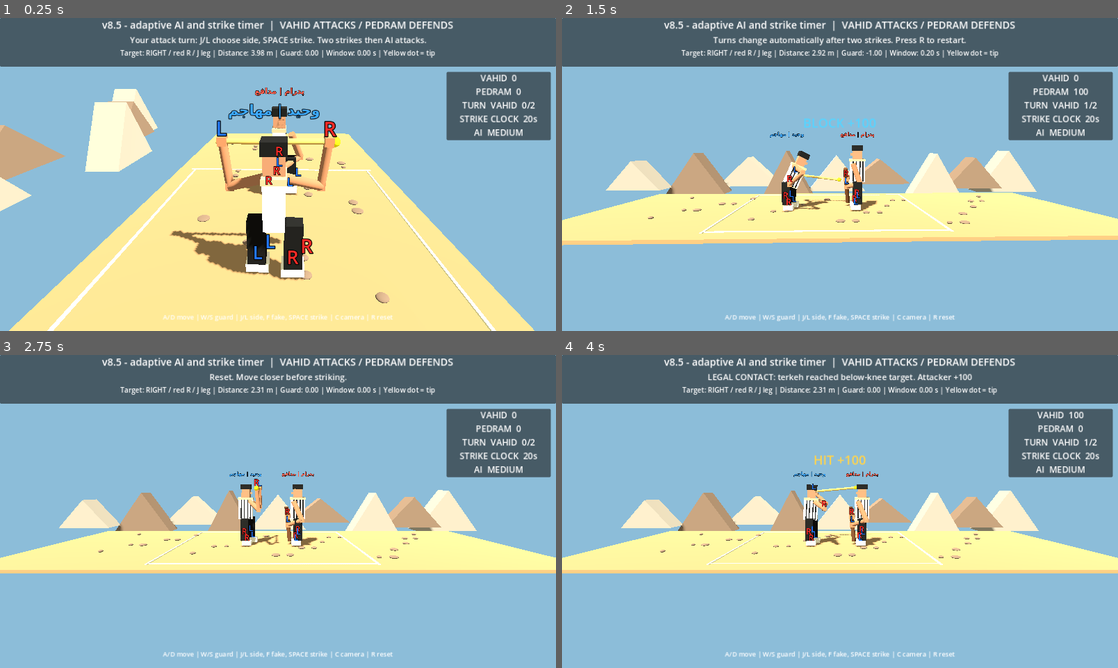
Above: before the commit, frames 1-4 (two rows, left to right).
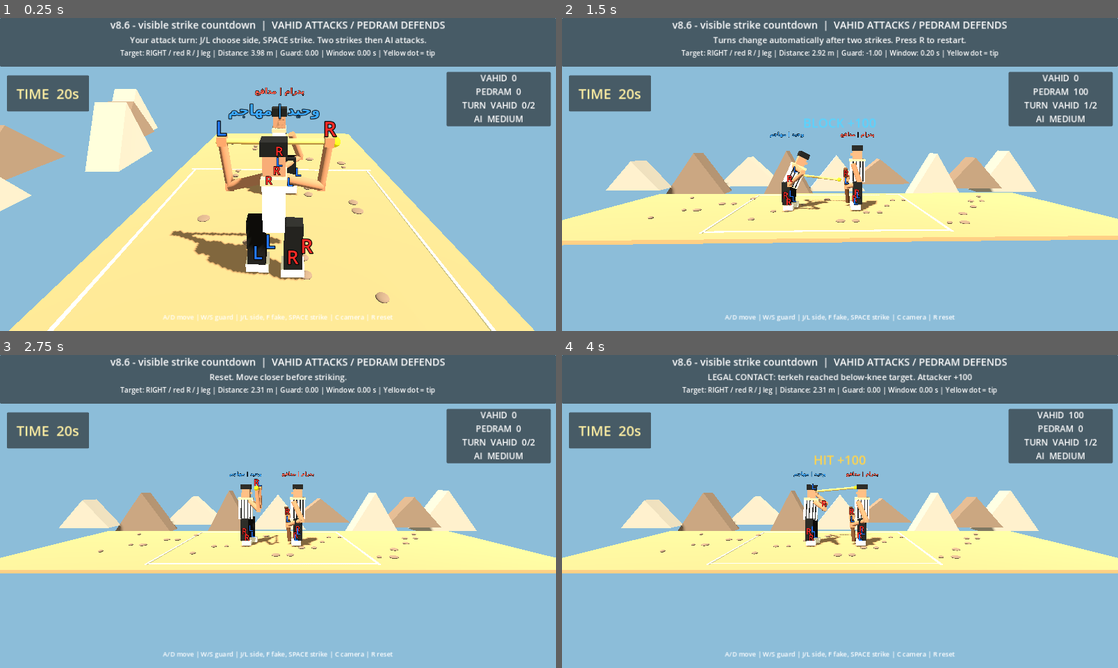
Above: after the commit, the same moments.

Repository: vahidainima-prog/tarke-darak-game
Game: Godot game, scene res://main.tscn
Two runs of this game, one before a commit and one after it. Both use one fixed random seed, a clock stepped at 60 frames per second and the inputs below.
Inputs:
- Up to frame 1 (0.25 s): no input
- Up to frame 2 (1.5 s): tap Enter at 0.5 s; hold D 0.53-1.28 s; tap C at 0.6 s; tap Space at 0.77 s; hold S from 1.28 s (still down); tap Tab at 1.35 s
- Up to frame 3 (2.75 s): tap Space at 1.52 s; tap R at 2, 2.1 s; release S at 2.03 s; hold D from 2.03 s (still down)
- Up to frame 4 (4 s): release D at 2.78 s; hold W 2.78-3.53 s; tap J at 2.85 s; tap Space at 3.02, 3.77 s; hold A from 3.53 s (still down); tap L at 3.6 s

The runs differ from the first frame. In frame 1, 3.9% of the frame differs, in the area x 1-100%, y 0-40%; in frame 2, 3.9%; in frame 3, 3.9%; in frame 4, 3.9%.

Commit message:
v8.6: add prominent standalone strike countdown with last-five-second warning

Diff:
--- a/tarke_darak_godot_v2/main.gd
+++ b/tarke_darak_godot_v2/main.gd
@@ -2,7 +2,7 @@
 
 # Godot 4.x — visual mechanics test. Side camera looks along -Z.
 # Feint depth: negative Z is BEHIND the attacker; positive Z is IN FRONT.
-const BUILD_LABEL := "v8.5 - adaptive AI and strike timer"
+const BUILD_LABEL := "v8.6 - visible strike countdown"
 const DEF_X := 1.55
 const STRIKES_PER_TURN := 2
 const STRIKE_TIME_LIMIT := 20.0
@@ -58,6 +58,7 @@
 var attacker_out_penalized := false
 var defender_out_penalized := false
 var score_board: Label
+var strike_clock_label: Label
 var impact_banner: Label
 var impact_banner_time := 0.0
 var trail_segments: Array[MeshInstance3D] = []
@@ -344,6 +345,19 @@
 	scoreboard_panel.offset_top = 124
 	scoreboard_panel.offset_bottom = 211
 	layer.add_child(scoreboard_panel)
+	var clock_panel := PanelContainer.new()
+	clock_panel.set_anchors_preset(Control.PRESET_TOP_LEFT)
+	clock_panel.offset_left = 16
+	clock_panel.offset_right = 205
+	clock_panel.offset_top = 132
+	clock_panel.offset_bottom = 215
+	layer.add_child(clock_panel)
+	strike_clock_label = Label.new()
+	strike_clock_label.horizontal_alignment = HORIZONTAL_ALIGNMENT_CENTER
+	strike_clock_label.vertical_alignment = VERTICAL_ALIGNMENT_CENTER
+	strike_clock_label.add_theme_font_size_override("font_size", 32)
+	strike_clock_label.text = "20s"
+	clock_panel.add_child(strike_clock_label)
 	score_board = Label.new()
 	score_board.horizontal_alignment = HORIZONTAL_ALIGNMENT_CENTER
 	score_board.add_theme_font_size_override("font_size", 20)
@@ -925,7 +939,9 @@
 	last_defender_x = defender_x - defend_velocity / 1.8
 	var attacker_warning := ("  OUT -100" if attacker_out_penalized else "  OUT %d" % ceili(OUT_LIMIT - attacker_out_time)) if attacker_out_time > 0.0 else ""
 	var defender_warning := ("  OUT -100" if defender_out_penalized else "  OUT %d" % ceili(OUT_LIMIT - defender_out_time)) if defender_out_time > 0.0 else ""
-	score_board.text = "VAHID  %d%s\nPEDRAM  %d%s\nTURN  %s  %d/%d\nSTRIKE CLOCK  %ds\nAI  %s" % [score_hit, attacker_warning, score_block, defender_warning, "PEDRAM" if defending else "VAHID", strikes_used, STRIKES_PER_TURN, ceili(strike_time_left), AI_DIFFICULTY]
+	score_board.text = "VAHID  %d%s\nPEDRAM  %d%s\nTURN  %s  %d/%d\nAI  %s" % [score_hit, attacker_warning, score_block, defender_warning, "PEDRAM" if defending else "VAHID", strikes_used, STRIKES_PER_TURN, AI_DIFFICULTY]
+	strike_clock_label.text = "TIME  %02ds" % ceili(strike_time_left)
+	strike_clock_label.add_theme_color_override("font_color", Color(1.0, 0.28, 0.23) if strike_time_left <= 5.0 else Color(1.0, 0.94, 0.64))
 	update_fighter_names()
 	update_visuals()
 	update_swing_trail()
